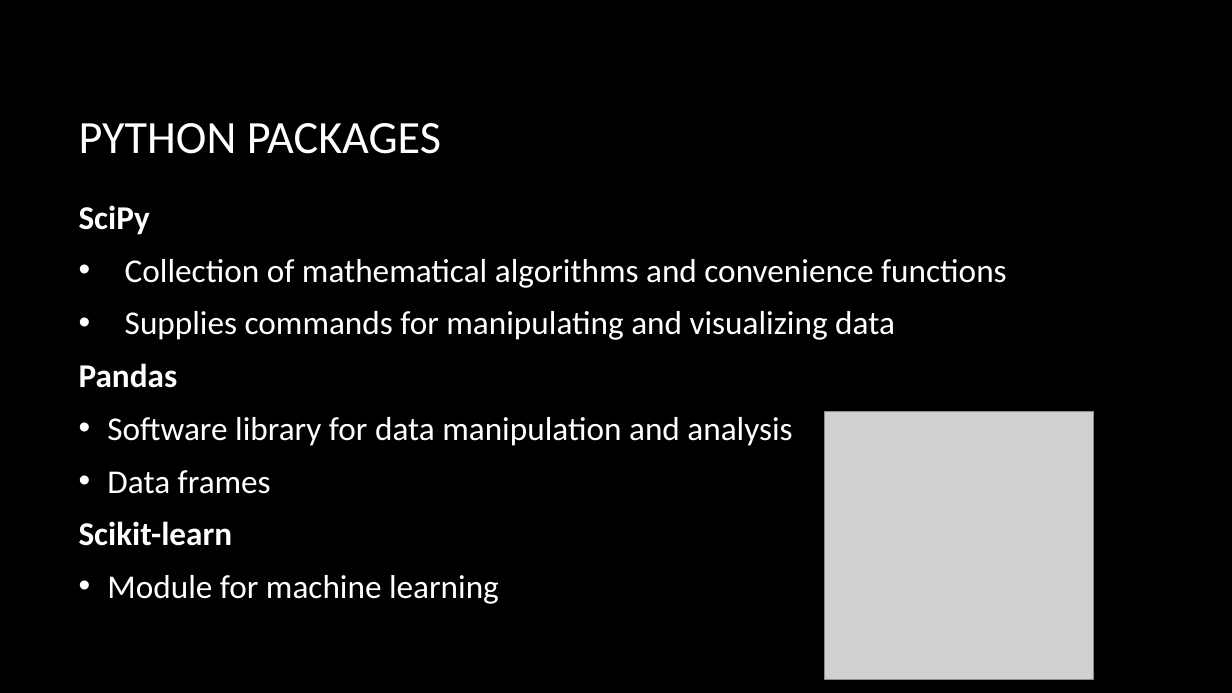
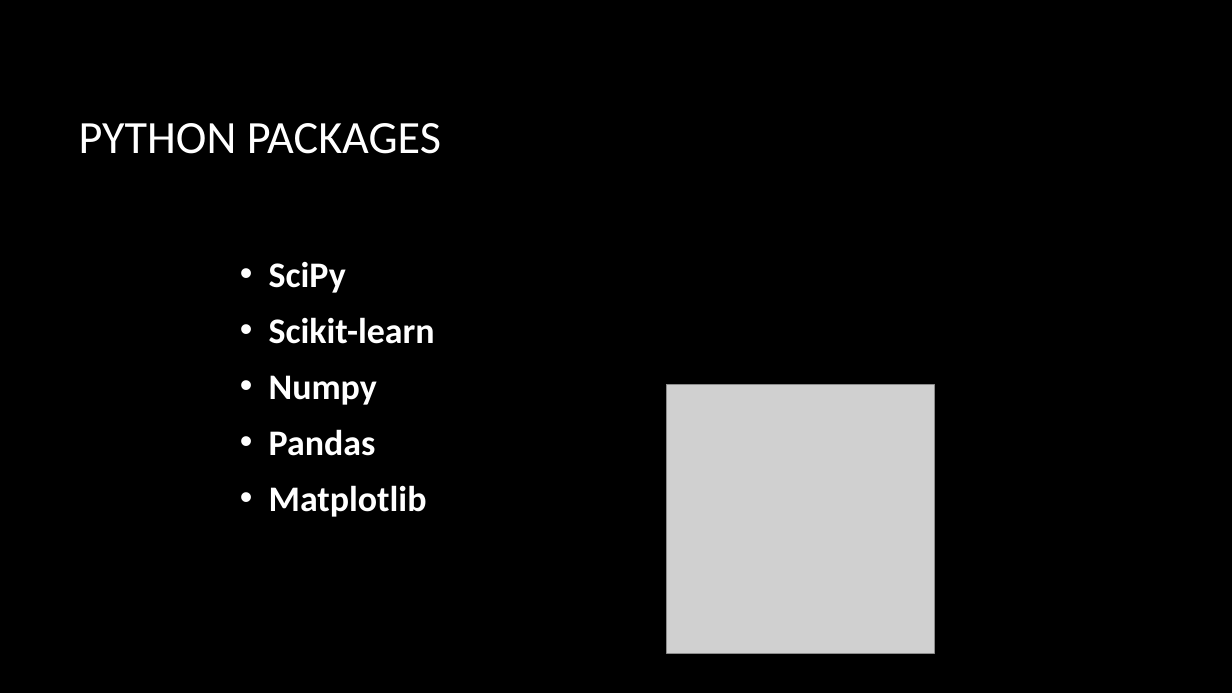
Before and after one commit to Smiley248/nasaspring, a slide deck: slide 10 of Presentations/NASA/NASA presentation.pptx. Drawn at 1232x693 pixels with LibreOffice and Linux fonts; fonts in the diff are those of the drawing; grey boxes stand for pictures; background and template pictures are left out. Boxes give left, top, right and bottom in pixels: in the first picture for what was removed or moved away, otherwise in the second. Text is boxed around its words. In the diff, an @@ line names an element or a change of style, - is before the commit and + after.

```diff
--- a/Presentations/NASA/NASA presentation.pptx
+++ b/Presentations/NASA/NASA presentation.pptx
@@ text "SciPy": place and size @@
-text "SciPy" at [79,205,1007,604]
+text "SciPy" at [269,262,435,517]
@@ text at [269,262,376,456]: size 25.9 to 28 pt in "SciPy", "Pandas"; bullet none to • @@
@@ text at [269,317,435,405]: text changed; size 25.9 to 28 pt; bold on @@
-• Collection of mathematical algorithms and convenience functions
-• Supplies commands for manipulating and visualizing data
+• Scikit-learn
+• Numpy
@@ picture: place and size @@
-picture at [825,411,1093,679]
+picture at [667,385,935,653]
@@ text at [269,485,427,517]: text changed; size 25.9 to 28 pt; bold on @@
-• Software library for data manipulation and analysis
-• Data frames
-Scikit-learn
-• Module for machine learning
+• Matplotlib
```
Also in this commit, not shown: 1 other slide changed, 2 slides added, 1 slide removed.
